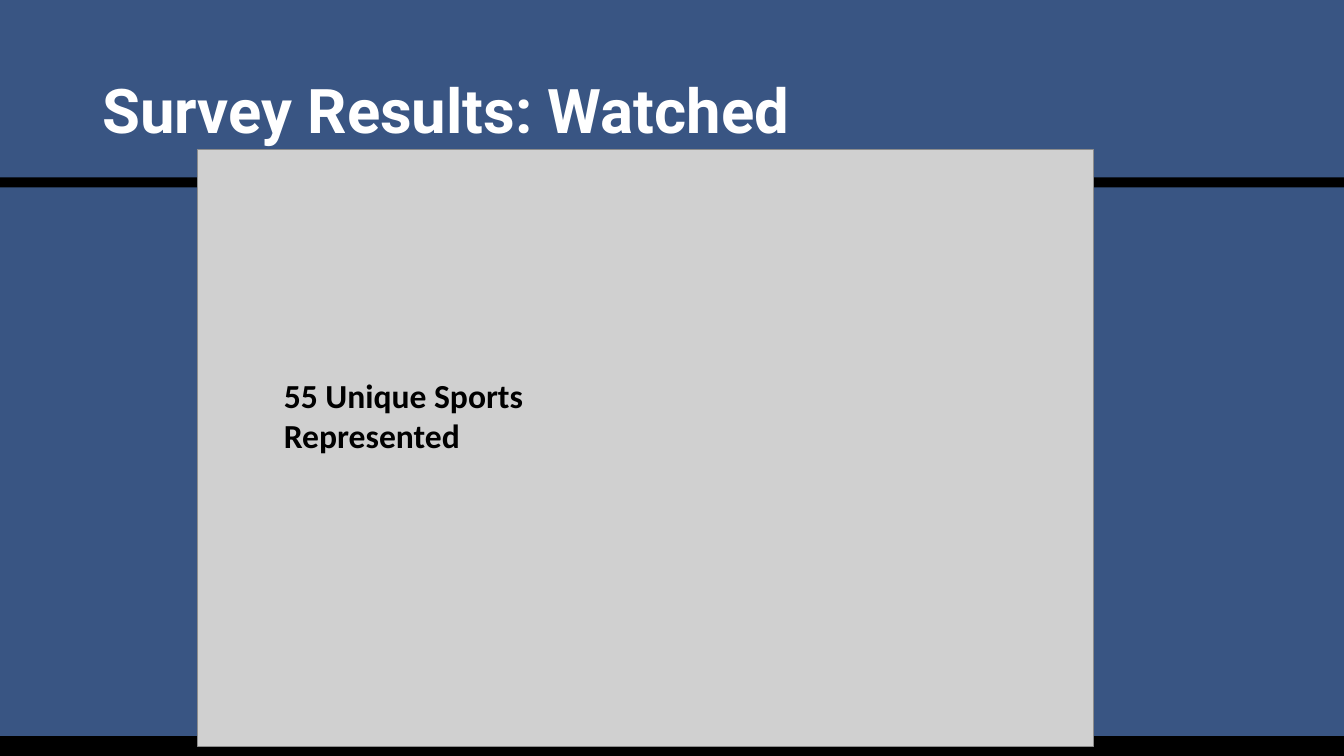
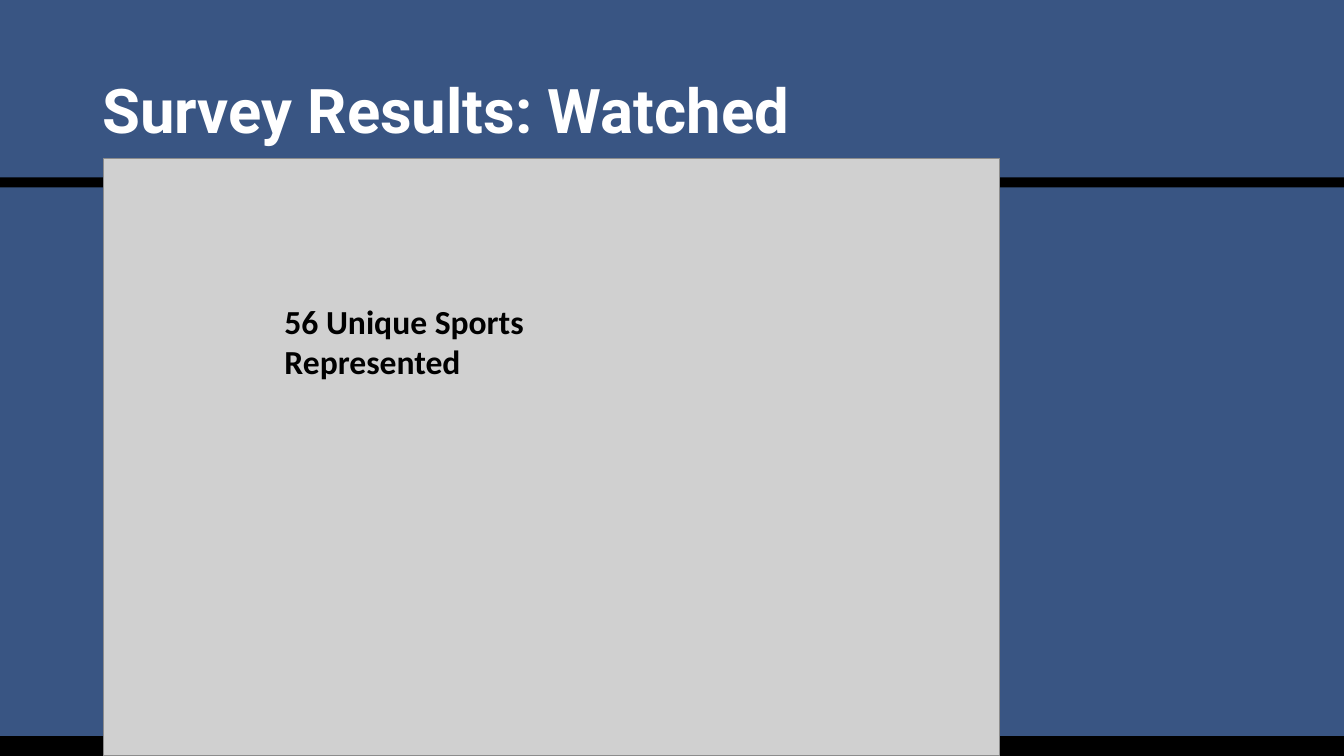
Before and after one commit to SuperMarioGiacomazzo/STOR538_WEBSITE, a slide deck: slide 7 of Slides/Sports Analytics 1/Sports_Analytics_1_Lecture.pptx (slide 6 before the commit). Drawn at 1344x756 pixels with LibreOffice and Linux fonts; fonts in the diff are those of the drawing; grey boxes stand for pictures. Boxes give left, top, right and bottom in pixels: in the first picture for what was removed or moved away, otherwise in the second. Text is boxed around its words. In the diff, an @@ line names an element or a change of style, - is before the commit and + after.

```diff
--- a/Slides/Sports Analytics 1/Sports_Analytics_1_Lecture.pptx
+++ b/Slides/Sports Analytics 1/Sports_Analytics_1_Lecture.pptx
@@ picture: place and size @@
-picture at [198,149,1093,746]
+picture at [103,158,999,756]
@@ text at [284,310,524,380]: text changed @@
-55 Unique Sports Represented
+56 Unique Sports Represented
```
Also in this commit, not shown: 9 other slides changed, 2 slides added, 4 slides removed, 12 other files.
